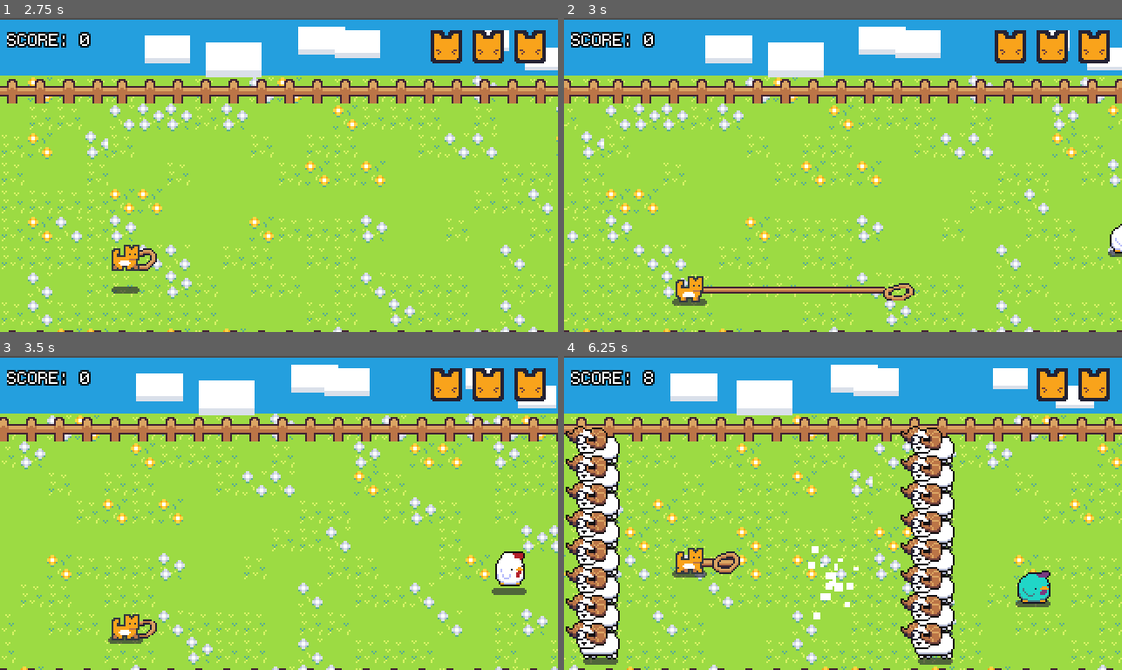
Above: before the commit, frames 1-4 (two rows, left to right).
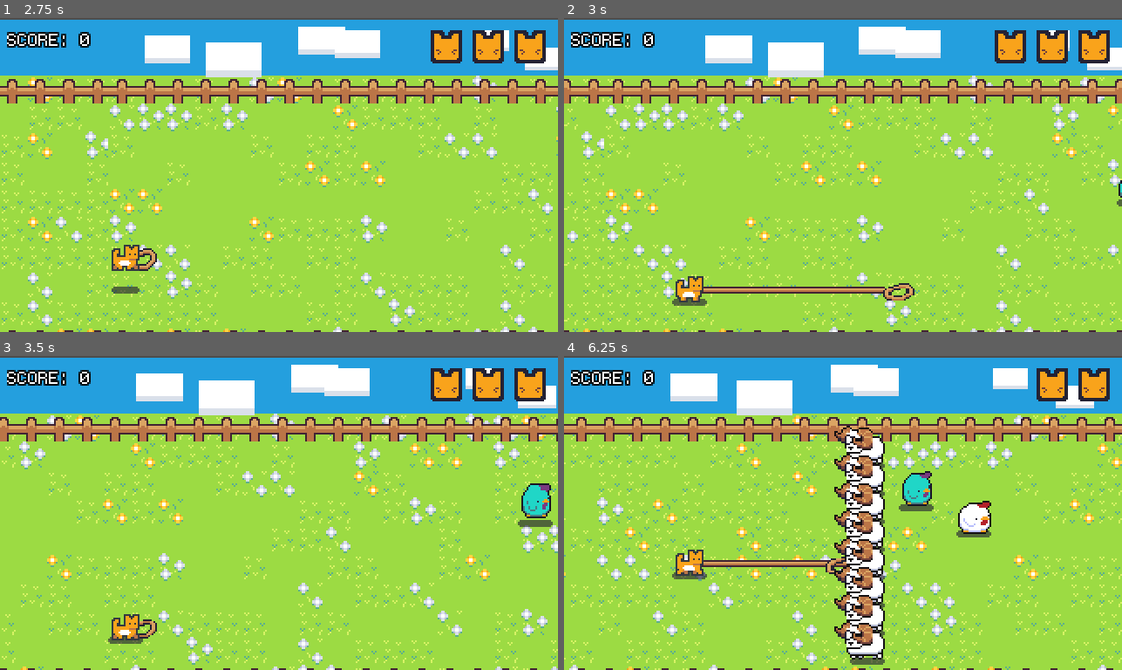
Above: after the commit, the same moments.

Repository: Notgoyome/catpurr-remake
Game: Godot game, scene res://ui/main_menu.tscn
Same seed, same stepped clock (60 frames per second), same inputs: the game is played once before the commit and once after it.
Inputs (mouse positions are in pixels of both pictures, inside the frame that each line leads up to):
- Up to frame 1 (2.75 s): click "Play" at 0.5 s; move the mouse to (156, 39) at 1.27 s; hold Right (right) 1.28-2.03 s; hold X (capture) 1.28-2.03 s; tap C (jump) at 1.52, 2.27 s; move the mouse to (167, 190) at 2.02 s; hold Down (down) from 2.03 s (still down); tap X (capture) at 2.1 s
- Up to frame 2 (3 s): move the mouse to (898, 105) at 2.77 s; release Down (down) at 2.78 s; hold Right (right) from 2.78 s (still down); hold X (capture) from 2.78 s (still down)
- Up to frame 3 (3.5 s): keep holding Right (right); keep holding X (capture)
- Up to frame 4 (6.25 s): move the mouse to (815, 575) at 3.52 s; release Right (right) at 3.53 s; release X (capture) at 3.53 s; hold Up (up) 3.53-4.28 s; tap X (capture) at 3.6, 5.1 s; tap C (jump) at 3.77, 4.52, 5.27 s; move the mouse to (1010, 560) at 4.27 s; hold X (capture) 4.28-5.03 s; hold Left (left) 4.28-5.78 s; tap Escape (ui_cancel) at 4.9 s; move the mouse to (675, 465) at 5.02 s; move the mouse to (870, 513) at 5.77 s; hold Down (down) from 5.78 s (still down); hold X (capture) from 5.78 s (still down)

Frame 1 is identical in both runs. In frame 2, 0.2% of the frame differs, in the area x 97-100%, y 51-77%; in frame 3, 1.3%; in frame 4, 20%, in the area x 0-88%, y 6-99%.

Commit message:
Polish added splash, thumbnail removed print

Diff:
--- a/entities/components/stop_time_component.gd
+++ b/entities/components/stop_time_component.gd
@@ -6,15 +6,9 @@
     timeout.connect(_stop_stop_time)
 
 func start_stop_time() -> void:
-    print("Stopping time with priority: ", priority)
     Game.stop_time(priority)
     start()
 
 func _stop_stop_time() -> void:
     Game.resume_time(priority)
     stop()
-
-
-func _on_health_component_on_damage() -> void:
-    print("azeraz")
-    pass # Replace with function body.
--- a/entities/enemies/components/throw_component.gd
+++ b/entities/enemies/components/throw_component.gd
@@ -21,11 +21,9 @@
 	entity_throw.global_position = global_position
 
 func disable():
-	print("Throw disabled")
 	enabled = false
 	throw_timer.stop()
 
 func enable():
-	print("Throw enabled")
 	enabled = true
 	throw_timer.start()
--- a/globals/game.gd
+++ b/globals/game.gd
@@ -32,7 +32,6 @@
 
 	seed(new_seed.hash())
 	seed_string = new_seed
-	print("Game seed: ", seed_string)
 	TransitionManager.transition_to_scene(Game.start_scene)
 	current_score = 0
 	_current_time = Time.get_ticks_msec() / 1000.0
--- a/project.godot
+++ b/project.godot
@@ -13,6 +13,9 @@
 config/name="catpurr remake"
 run/main_scene="uid://cpwau54raobl4"
 config/features=PackedStringArray("4.4", "GL Compatibility")
+boot_splash/bg_color=Color(0.913725, 0.992157, 0.870588, 1)
+boot_splash/fullsize=false
+boot_splash/image="uid://q4qmcy40cwbr"
 config/icon="res://icon.svg"
 
 [autoload]
@@ -44,6 +47,14 @@
 
 [input]
 
+ui_accept={
+"deadzone": 0.5,
+"events": [Object(InputEventKey,"resource_local_to_scene":false,"resource_name":"","device":0,"window_id":0,"alt_pressed":false,"shift_pressed":false,"ctrl_pressed":false,"meta_pressed":false,"pressed":false,"keycode":4194309,"physical_keycode":0,"key_label":0,"unicode":0,"location":0,"echo":false,"script":null)
+, Object(InputEventKey,"resource_local_to_scene":false,"resource_name":"","device":0,"window_id":0,"alt_pressed":false,"shift_pressed":false,"ctrl_pressed":false,"meta_pressed":false,"pressed":false,"keycode":4194310,"physical_keycode":0,"key_label":0,"unicode":0,"location":0,"echo":false,"script":null)
+, Object(InputEventKey,"resource_local_to_scene":false,"resource_name":"","device":0,"window_id":0,"alt_pressed":false,"shift_pressed":false,"ctrl_pressed":false,"meta_pressed":false,"pressed":false,"keycode":32,"physical_keycode":0,"key_label":0,"unicode":32,"location":0,"echo":false,"script":null)
+, Object(InputEventKey,"resource_local_to_scene":false,"resource_name":"","device":-1,"window_id":0,"alt_pressed":false,"shift_pressed":false,"ctrl_pressed":false,"meta_pressed":false,"pressed":false,"keycode":0,"physical_keycode":67,"key_label":0,"unicode":99,"location":0,"echo":false,"script":null)
+]
+}
 up={
 "deadzone": 0.2,
 "events": [Object(InputEventKey,"resource_local_to_scene":false,"resource_name":"","device":-1,"window_id":0,"alt_press …(195 unchanged characters)…
--- a/scenes/levels/level.gd
+++ b/scenes/levels/level.gd
@@ -10,8 +10,9 @@
     start_time = Time.get_ticks_msec()
     speed = speed_curve.sample(0.0)
     #useful when lauching scene via curreent scene
-    Game.seed_string = "test"
-    seed(Game.seed_string.hash())
+    if Game.seed_string == "":
+        Game.seed_string = "test"
+        seed(Game.seed_string.hash())
 
 func _process(delta: float) -> void:
     if i < 60:
@@ -19,6 +20,4 @@
         return
     i = 0
     var current_time : int = Time.get_ticks_msec() - start_time
-    print(current_time / 1000.0)
     speed = speed_curve.sample(current_time / 1000.0)
-    print(speed)
--- a/scenes/levels/level_base.tscn
+++ b/scenes/levels/level_base.tscn
@@ -8,13 +8,14 @@
 [ext_resource type="Script" uid="uid://r0pwtltebnsj" path="res://ui/levels/score.gd" id="6_4vntt"]
 [ext_resource type="Script" uid="uid://xxomrj05lrcn" path="res://ui/levels/life_container.gd" id="7_48lp4"]
 [ext_resource type="PackedScene" uid="uid://c6bqneaq6754e" path="res://ui/game_over.tscn" id="8_rb8uy"]
+[ext_resource type="PackedScene" uid="uid://q5g4pwan1mka" path="res://ui/game/pause_menu.tscn" id="9_dq8h5"]
 [ext_resource type="PackedScene" uid="uid://bbca3e6xrvf7j" path="res://scenes/levels/components/spawner_manager_component.tscn" id="9_x2afm"]
 [ext_resource type="PackedScene" uid="uid://cxc6vpsrngtfm" path="res://entities/player/player.tscn" id="17_41y26"]
 
 [sub_resource type="RectangleShape2D" id="RectangleShape2D_377w7"]
 size = Vector2(840, 16)
 
-[node name="Level2" type="Node2D" groups=["Level"]]
+[node name="LevelBase" type="Node2D" groups=["Level"]]
 y_sort_enabled = true
 script = ExtResource("1_p3ew5")
 speed = 150.0
@@ -99,6 +100,8 @@
 
 [node name="GameOver" parent="UI" instance=ExtResource("8_rb8uy")]
 
+[node name="PauseMenu" parent="UI" instance=ExtResource("9_dq8h5")]
+
 [node name="SpawnerManagerComponent" parent="." instance=ExtResource("9_x2afm")]
 
 [node name="Player" parent="." instance=ExtResource("17_41y26")]
--- a/ui/button.tscn
+++ b/ui/button.tscn
@@ -197,8 +197,6 @@
 theme = ExtResource("1_0dg7g")
 text = " "
 script = ExtResource("2_7krdg")
-focus_animation = null
-hover_animation = null
 
 [node name="AnimationPlayer" type="AnimationPlayer" parent="."]
 unique_name_in_owner = true
--- /dev/null
+++ b/ui/game/pause_menu.gd
@@ -0,0 +1 @@
+extends CanvasLayer
--- /dev/null
+++ b/ui/game/pause_menu.tscn
@@ -0,0 +1,3 @@
+[gd_scene format=3 uid="uid://q5g4pwan1mka"]
+
+[node name="PauseMenu" type="CanvasLayer"]
--- a/ui/game_over.tscn
+++ b/ui/game_over.tscn
@@ -240,11 +240,9 @@
 layout_mode = 2
 texture = ExtResource("11_l87h4")
 patch_margin_left = 2
-patch_margin_top = 3
-patch_margin_right = 3
-patch_margin_bottom = 3
-axis_stretch_horizontal = 2
-axis_stretch_vertical = 2
+patch_margin_top = 2
+patch_margin_right = 2
+patch_margin_bottom = 4
 
 [node name="Down" type="HBoxContainer" parent="Control/NinePatch/PanelContainer/HBoxContainer/Right/VerticalBox"]
 custom_minimum_size = Vector2(0, 25)
--- a/ui/levels/life_container.gd
+++ b/ui/levels/life_container.gd
@@ -8,11 +8,9 @@
 
 func _ready() -> void:
 	if !Game.player:
-		print("Player not found, awaiting")
 		await Game.player_init
 	player = Game.player
 	if !player:
-		print("Player not found, exiting")
 		return
 	player.health_component.on_health_changed.connect(set_hp)
 	set_hp(player.health_component.hp)
--- a/ui/main_menu.tscn
+++ b/ui/main_menu.tscn
@@ -85,8 +85,6 @@
 theme_override_constants/outline_size = 0
 text = " "
 script = ExtResource("5_p8ri8")
-focus_animation = "left"
-hover_animation = "left"
 
 [node name="Panel2" type="Panel" parent="BoxContainer/ButtonBox"]
 visible = false
--- a/ui/up_button.gd
+++ b/ui/up_button.gd
@@ -2,7 +2,6 @@
 class_name UpButton
 
 func _on_focus_entered() -> void:
-    print("Focus entered")
     %AnimationPlayer.play("Up")
     pass # Replace with function body.
 
Binary file added: assets/images/catpurr_game_thumbnail-export.png
Not shown, added: assets/images/catpurr_game_thumbnail-export.png.import
Binary file added: assets/images/catpurr_game_thumbnail.aseprite
Not shown, added: assets/images/catpurr_game_thumbnail.aseprite.import
Binary file added: assets/images/catpurr_game_thumbnail.png
Not shown, added: assets/images/catpurr_game_thumbnail.png.import
Binary file added: assets/images/splash.png
Not shown, added: assets/images/splash.png.import
Not shown, changed: export_presets.cfg
Not shown: 1 places in scenes/levels/level_base.tscn that only renumber resources
Not shown, added: ui/game/pause_menu.gd.uid
